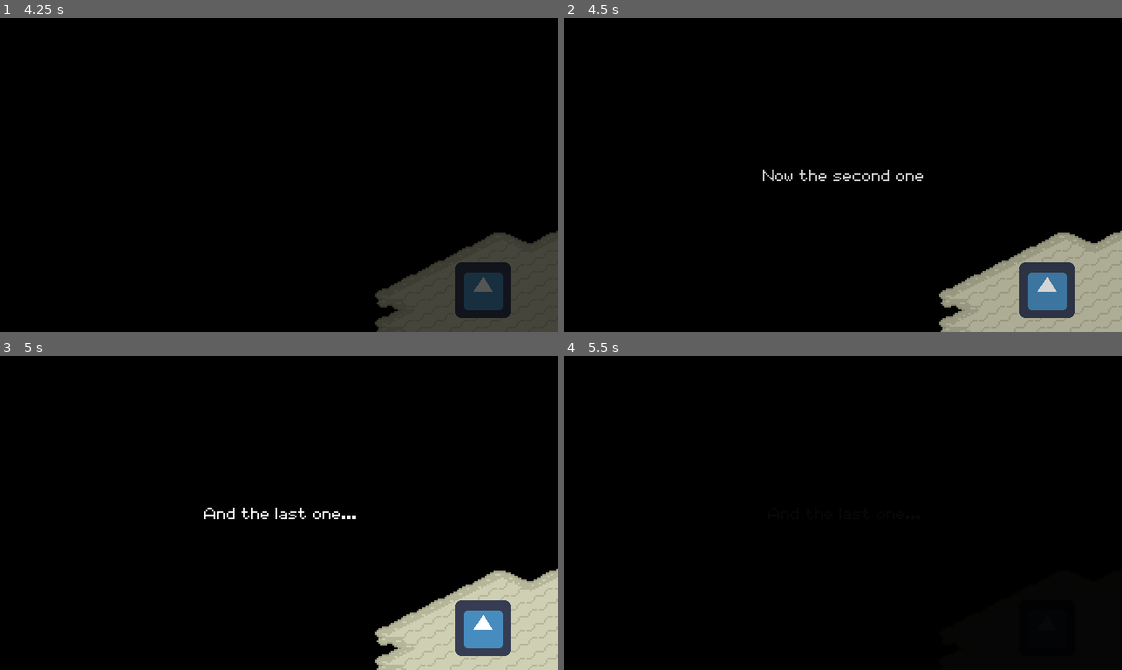
Above: before the commit, frames 1-4 (two rows, left to right).
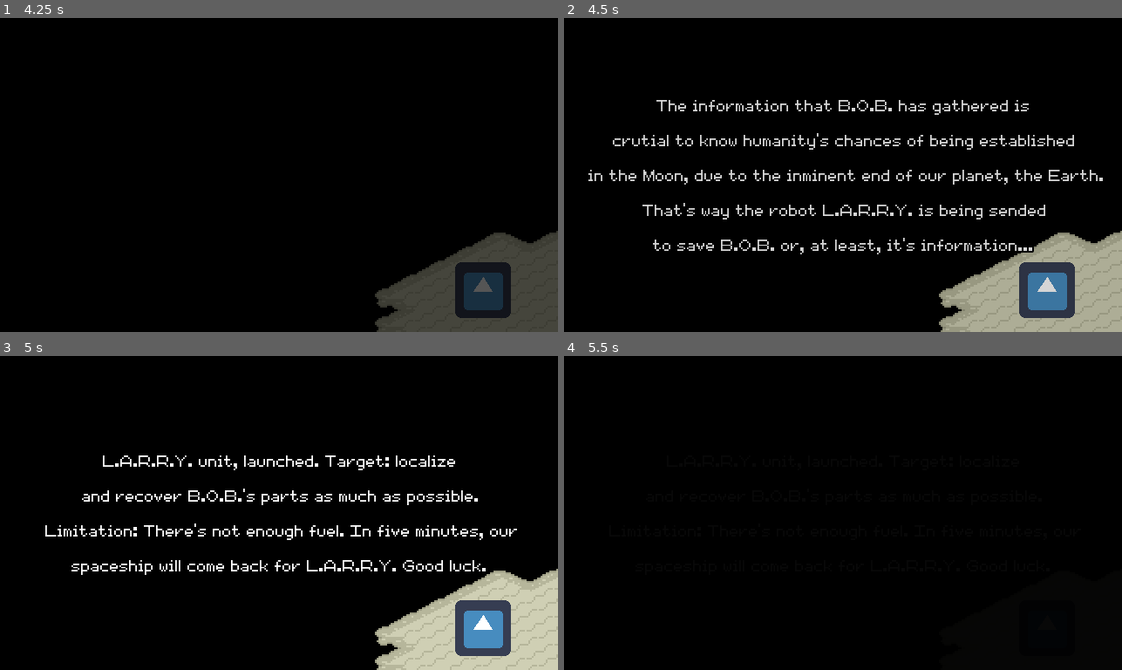
Above: after the commit, the same moments.

Repository: agustinoli/GodotWildJam49
Game: Godot game, scene res://LaunchScene/LaunchScene.tscn
Two runs of this game, one before a commit and one after it. Both use one fixed random seed, a clock stepped at 60 frames per second and the inputs below. The engine's default icon, where the game draws it, is replaced by a stand-in: a white triangle on a blue panel in a dark square. Sound files missing from this copy of the repository are replaced by a short silence.
Inputs (mouse positions are in pixels of both pictures, inside the frame that each line leads up to):
- Up to frame 1 (4.25 s): tap Enter at 0.5, 2 s; move the mouse to (401, 159) at 0.52 s; hold D (Right) 0.53-1.28 s; tap Mouse wheel up (zoom_in) at 0.6, 2.1 s; tap Space (Jump) at 0.77, 1.25, 1.52, 3.02 s; move the mouse to (167, 190) at 1.27 s; hold S (Down) 1.28-2.03 s; tap Mouse wheel down (zoom_out) at 1.35, 2.85 s; move the mouse to (334, 105) at 2.02 s; hold D (Right) 2.03-2.78 s; move the mouse to (251, 237) at 2.77 s; hold W (Up) 2.78-3.5 s; click "New game" at 3.5 s
- Up to frame 2 (4.5 s): move the mouse to (1010, 222) at 4.27 s; hold A (Left) from 4.28 s (still down); tap Mouse wheel up (zoom_in) at 4.35 s
- Up to frame 3 (5 s): keep holding A (Left); tap Space (Jump) at 4.52 s
- Up to frame 4 (5.5 s): keep holding A (Left); tap Space (Jump) at 5, 5.27 s; move the mouse to (675, 465) at 5.02 s; tap Mouse wheel down (zoom_out) at 5.1 s

Frame 1 is identical in both runs. In frame 2, 4.1% of the frame differs, in the area x 4-97%, y 26-76%; in frame 3, 3.4%; in frame 4, less than 0.1%.

Commit message:
intro scene ended

Diff:
--- a/Intro/Intro.tscn
+++ b/Intro/Intro.tscn
@@ -14,12 +14,6 @@
 rect_min_size = Vector2( 320, 180 )
 color = Color( 0, 0, 0, 1 )
 
-[node name="Message" type="Label" parent="."]
-margin_right = 320.0
-margin_bottom = 180.0
-align = 1
-valign = 1
-
 [node name="MoonFloor" type="TileMap" parent="."]
 mode = 1
 tile_set = ExtResource( 3 )
@@ -31,3 +25,9 @@
 position = Vector2( 277, 156 )
 scale = Vector2( 0.5, 0.5 )
 texture = ExtResource( 2 )
+
+[node name="Message" type="Label" parent="."]
+margin_right = 320.0
+margin_bottom = 180.0
+align = 1
+valign = 1
Not shown, changed: addons/GameTemplate/Localization/Localization.csv
